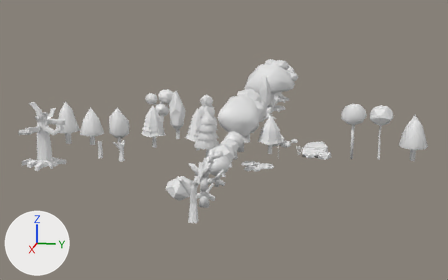
The Blender file Models/Blend/Plants.blend, before and after one commit.
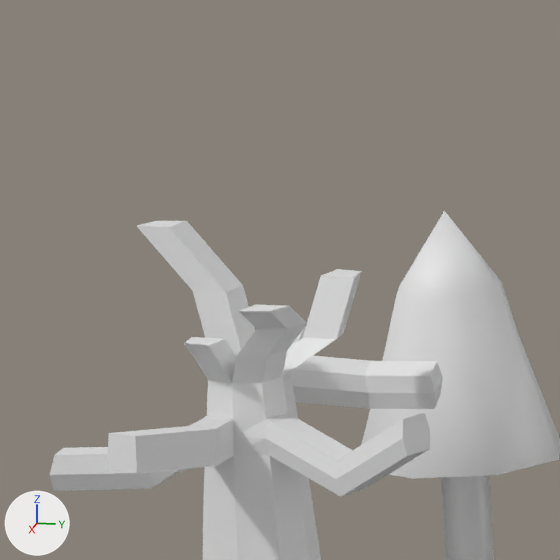
There are two pictures of each version: one whole from a camera (50 mm lens) standing at (44.6, 7.7, 12.0) and looking at (-4.3, -2.1, -0.3), one close up on the part from 3% to 18% of the width and 27% to 51% of the height. Lighting does not change. The marker at lower left points along +X, +Y and +Z.
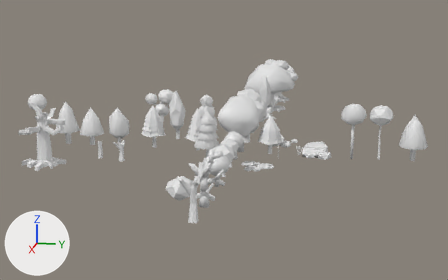
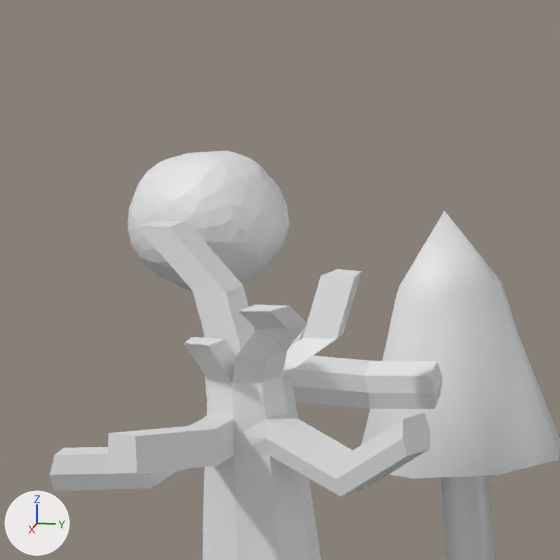
The edits, one by one:
Object 'Cube.047' (ob_cube_047) is new; it shows a copy of the mesh of ob_cube_023.
Its location is (0.0, -16.33, 0.6).
Its scale is (0.131, 0.131, 0.62).
It gains a SUBSURF modifier named 'Subsurf'.
It gains a DECIMATE modifier named 'Decimate'.
Modifier setting: ratio = 0.278.
It gains a TRIANGULATE modifier named 'Triangulate'.

Boxes [x1, y1, x2, y2] around the edits, measured in the close-ups (560 x 560 px):
'Cube.047', added: after [128, 151, 290, 396]
